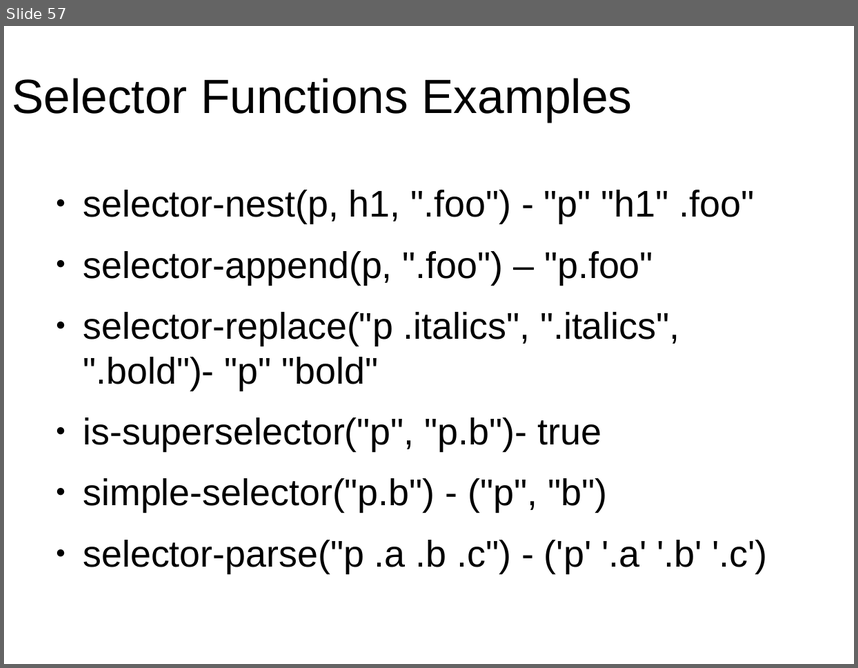
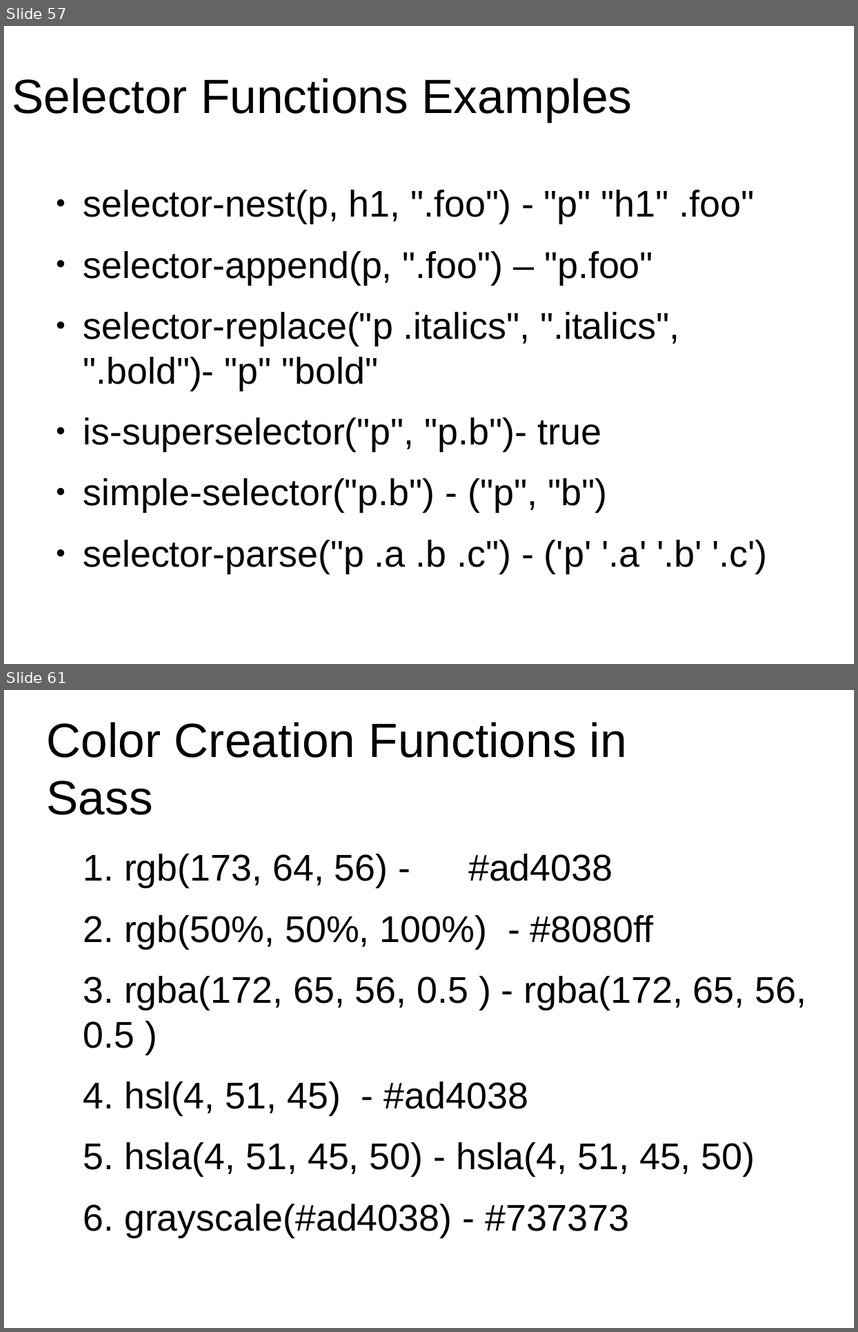
Before and after one commit to anumsh/SASS-Basics, a slide deck: SASS_basics.odp. Shown one above the other, each under a label of ours: slide 57 before the commit, slides 57 and 61 after it; the slides between them are not shown. The pictures are 858x668 and 858x1332 pixels, drawn with LibreOffice and Linux fonts; fonts in the diff are those of the drawing; background and template pictures are left out. Boxes give left, top, right and bottom in pixels: in the first picture for what was removed or moved away, otherwise in the second. Text is boxed around its words. In the diff, an @@ line names an element or a change of style, - is before the commit and + after.

Commit message:
feat: Introspection function and Color Function in SASS

```diff
--- a/SASS_basics.odp
+++ b/SASS_basics.odp
@@ slide 61 added at (4, 690, 854, 1328), background #FFFFFF @@
@@ title added at (47, 722, 627, 815), 44.8 pt, text #000000 @@
+Color Creation Functions in Sass
@@ text added at (83, 854, 807, 1176), 34.7 pt, text #000000 @@
+1. rgb(173, 64, 56) - #ad4038
+2. rgb(50%, 50%, 100%) - #8080ff
+3. rgba(172, 65, 56, 0.5 ) - rgba(172, 65, 56, 0.5 )
+4. hsl(4, 51, 45) - #ad4038
+5. hsla(4, 51, 45, 50) - hsla(4, 51, 45, 50)
+6. grayscale(#ad4038) - #737373
```
Also in this commit, not shown: 3 other slides added.
